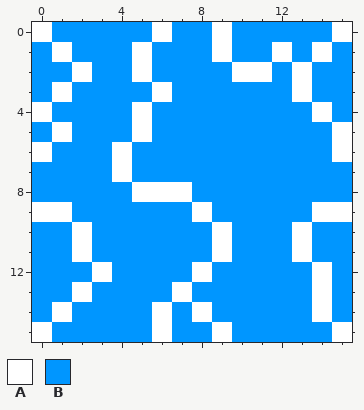
File history of a pixel-art file, ProjectMicro/Assets/Art/Tiles/Water_NESW02.aseprite. Above, as it was before the edit.
16x16 pixels, 1 frame.
Palette (. is transparent): A #ffffff  B #0096ff
Pixels before, first column x 0:
 0 ABBBBBABBABBBBBA
 1 BABBBABBBABBABAB
 2 BBABBABBBBAABABB
 3 BABBBBABBBBBBABB
 4 ABBBBABBBBBBBBAB
 5 BABBBABBBBBBBBBA
 6 ABBBABBBBBBBBBBA
 7 BBBBABBBBBBBBBBB
 8 BBBBBAAABBBBBBBB
 9 AABBBBBBABBBBBAA
10 BBABBBBBBABBBABB
11 BBABBBBBBABBBABB
12 BBBABBBBABBBBBAB
13 BBABBBBABBBBBBAB
14 BABBBBABABBBBBAB
15 ABBBBBABBABBBBBA
And afterwards:
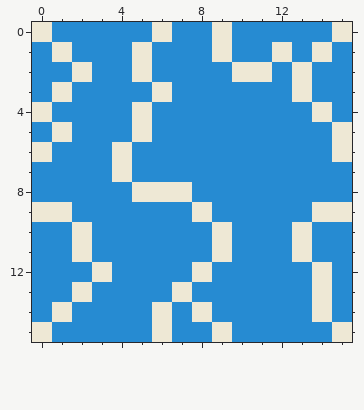
Change:
colour A: #ffffff -> #eee8d5
colour B: #0096ff -> #268bd2
